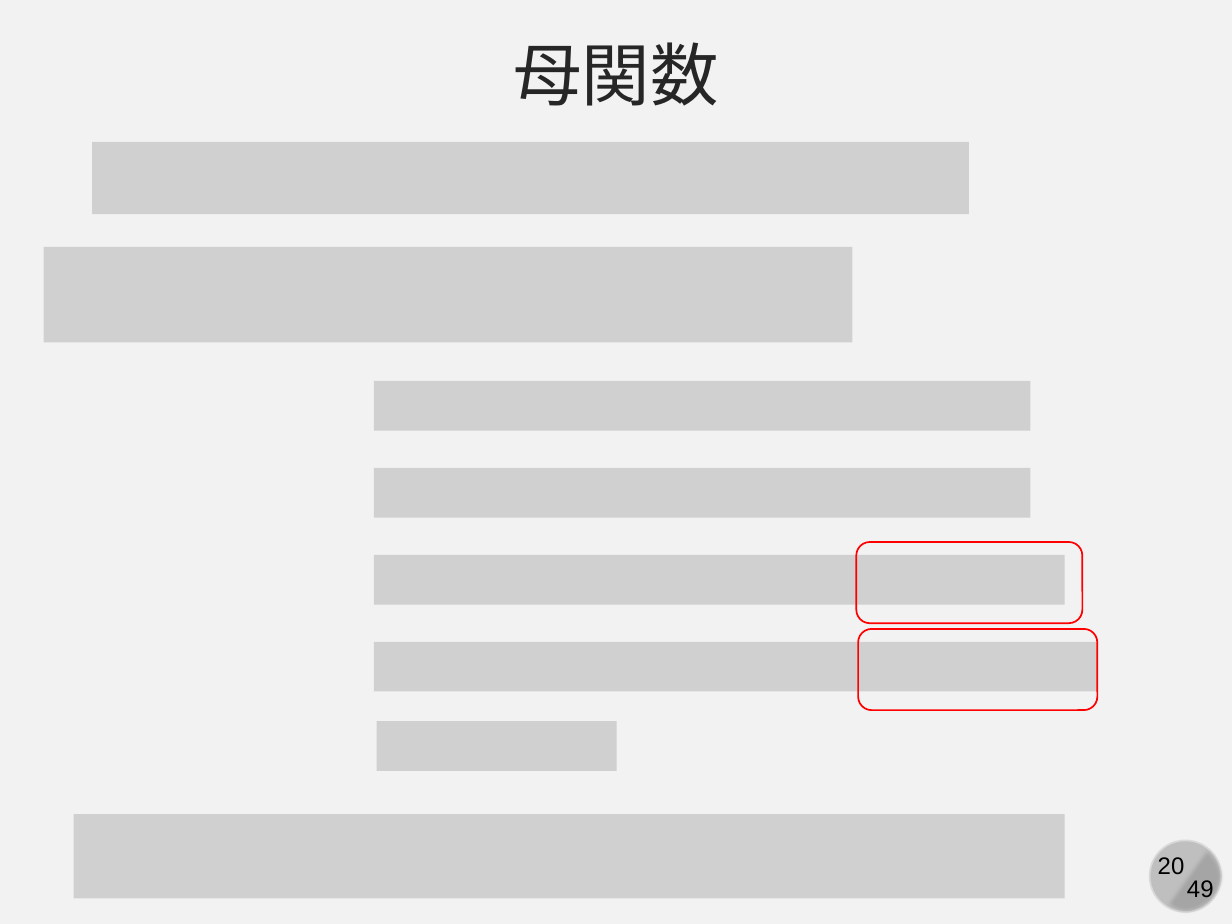
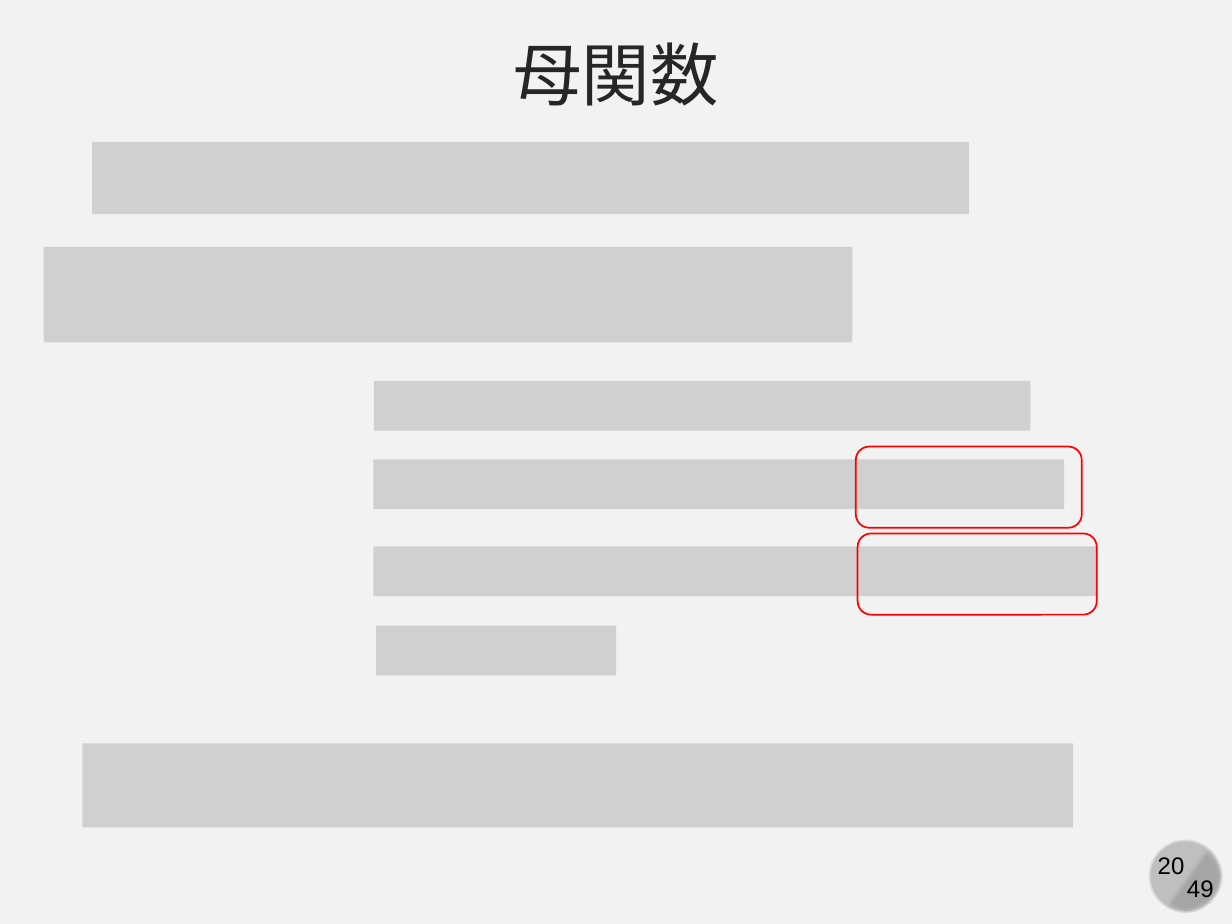
Before and after one commit to kaityo256/classical_mechanics, a slide deck: slide 20 of canonical_transformation/fig/slide.pptx. Drawn at 1232x924 pixels with LibreOffice and Linux fonts; fonts in the diff are those of the drawing; grey boxes stand for pictures. Boxes give left, top, right and bottom in pixels: in the first picture for what was removed or moved away, otherwise in the second. Text is boxed around its words. In the diff, an @@ line names an element or a change of style, - is before the commit and + after.

```diff
--- a/canonical_transformation/fig/slide.pptx
+++ b/canonical_transformation/fig/slide.pptx
@@ rounded rectangle: place and size @@
-rounded rectangle at (856, 542, 1083, 623)
+rounded rectangle at (856, 446, 1083, 527)
@@ picture: place and size @@
-picture at (375, 468, 1031, 517)
+picture at (373, 460, 1064, 509)
@@ rounded rectangle: place and size @@
-rounded rectangle at (859, 628, 1098, 710)
+rounded rectangle at (857, 533, 1096, 615)
@@ picture: place and size @@
-picture at (375, 554, 1066, 604)
+picture at (373, 546, 1096, 595)
@@ picture added at (376, 626, 616, 675) @@
@@ picture removed at (375, 642, 1098, 691) @@
@@ picture added at (83, 743, 1073, 827) @@
@@ picture removed at (377, 721, 617, 770) @@
@@ picture removed at (74, 814, 1064, 898) @@
```
Also in this commit, not shown: 1 other slide changed.
